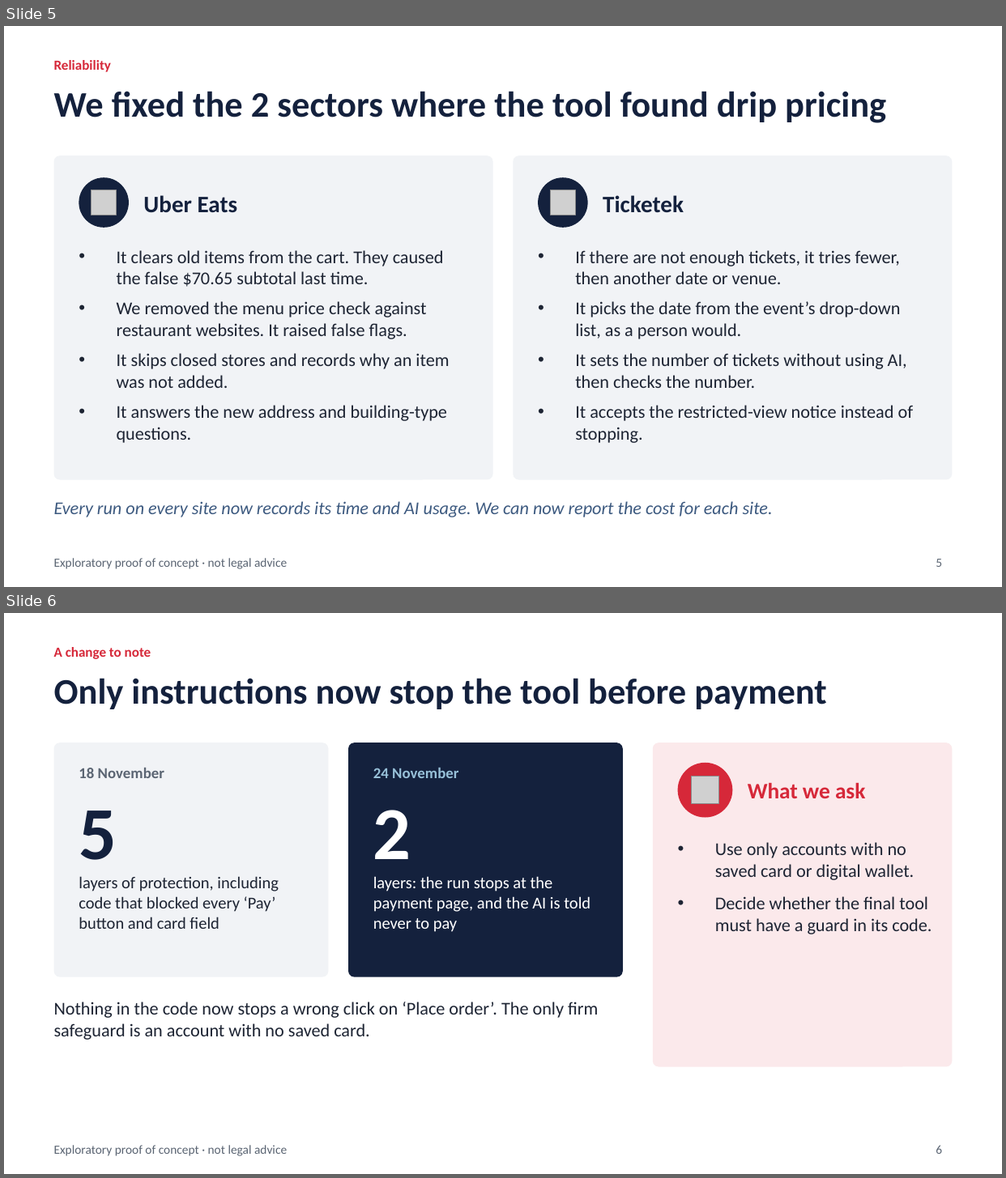
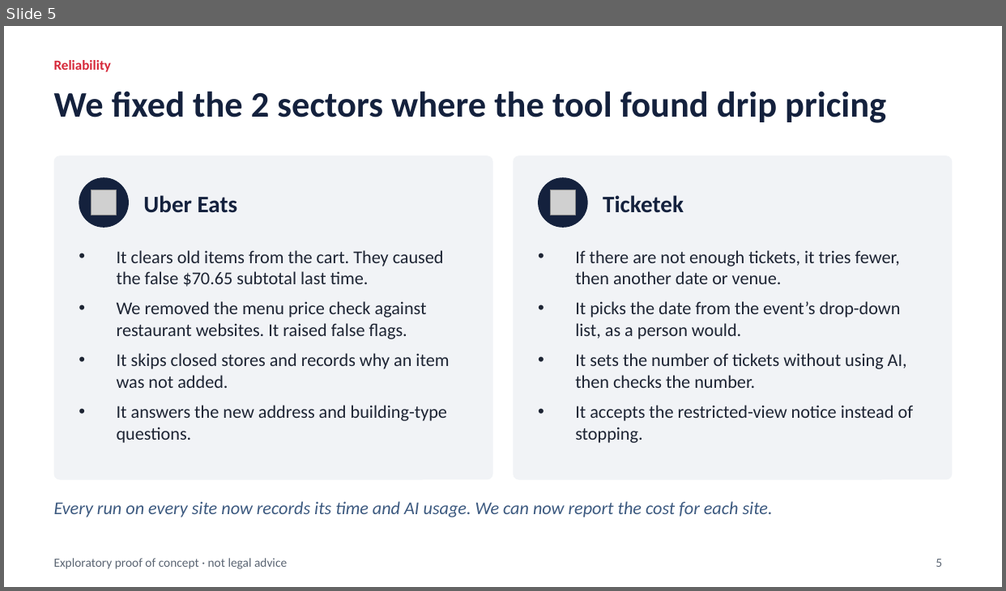
Before and after one commit to roflov2/browser-automation, a slide deck: docs/Drip_Pricing_PoC_update_2026-11-24.pptx. Shown one above the other, each under a label of ours: slides 5 and 6 before the commit, slide 5 after it. The pictures are 1006x1178 and 1006x591 pixels, drawn with LibreOffice and Linux fonts; fonts in the diff are those of the drawing; grey boxes stand for pictures. Boxes give left, top, right and bottom in pixels: in the first picture for what was removed or moved away, otherwise in the second. Text is boxed around its words. In the diff, an @@ line names an element or a change of style, - is before the commit and + after.

```diff
--- a/docs/Drip_Pricing_PoC_update_2026-11-24.pptx
+++ b/docs/Drip_Pricing_PoC_update_2026-11-24.pptx
@@ slide 6 removed at (4,613,1002,1174), background #FFFFFF; not listed: 1 template element that a slide beside it also shows @@
@@ text removed at (54,647,151,659) @@
-A change to note
@@ title removed at (54,678,827,709) @@
-Only instructions now stop the tool before payment
@@ rounded rectangle removed at (54,743,328,977) @@
@@ rounded rectangle removed at (348,743,623,977) @@
@@ rounded rectangle removed at (653,743,952,1067) @@
@@ text removed at (79,768,164,778) @@
-18 November
@@ text removed at (373,768,458,778) @@
-24 November
@@ ellipse removed at (678,763,732,818) @@
@@ picture removed at (692,777,719,805) @@
@@ text removed at (748,783,865,798) @@
-What we ask
@@ text removed at (79,811,117,878) @@
-5
@@ text removed at (373,810,411,878) @@
-2
@@ text removed at (715,842,931,935) @@
-• Use only accounts with no saved card or digital wallet.
-• Decide whether the final tool must have a guard in its code.
@@ text removed at (79,876,278,929) @@
-layers of protection, including code that blocked every ‘Pay’ button and card field
@@ text removed at (373,876,590,932) @@
-layers: the run stops at the payment page, and the AI is told never to pay
@@ text removed at (54,1002,598,1040) @@
-Nothing in the code now stops a wrong click on ‘Place order’. The only firm safeguard is an account with no saved card.
@@ page number removed at (936,1145,942,1154) @@
-6
```
Also in this commit, not shown: 2 slides changed, 2 other slides removed.
